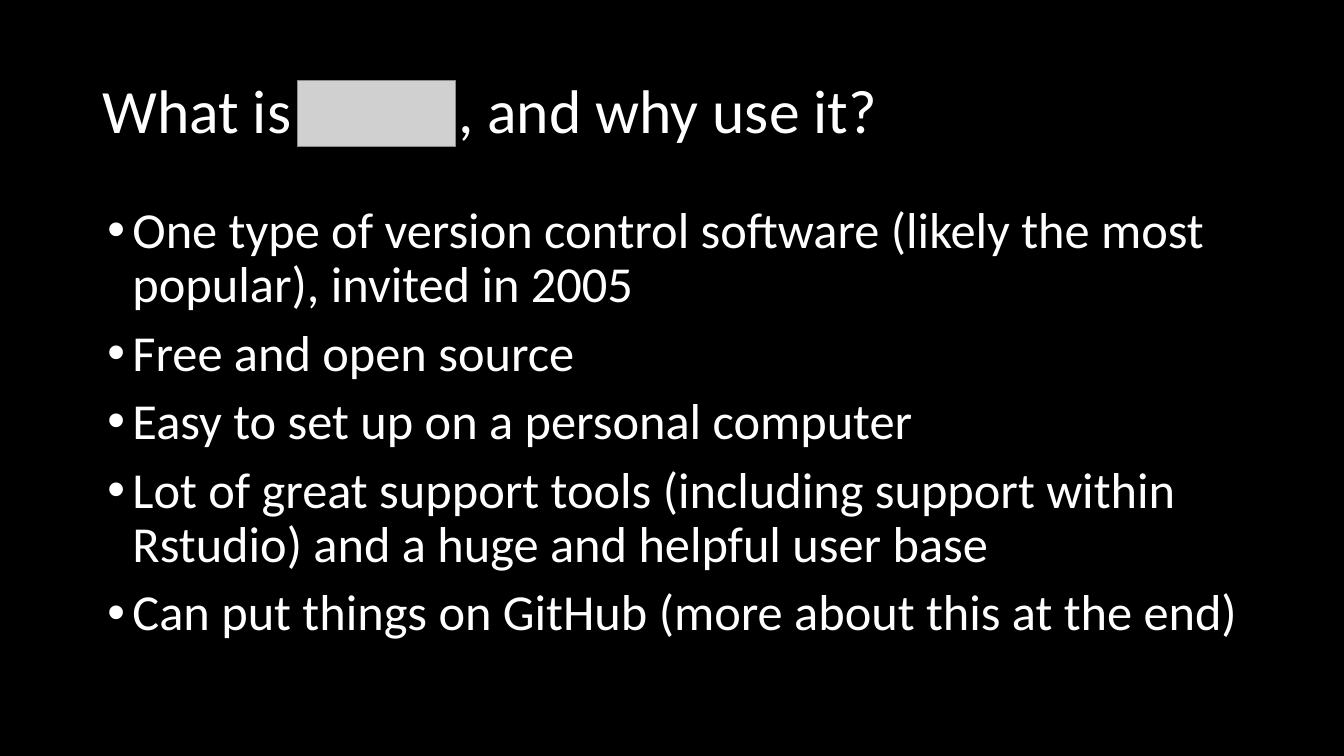
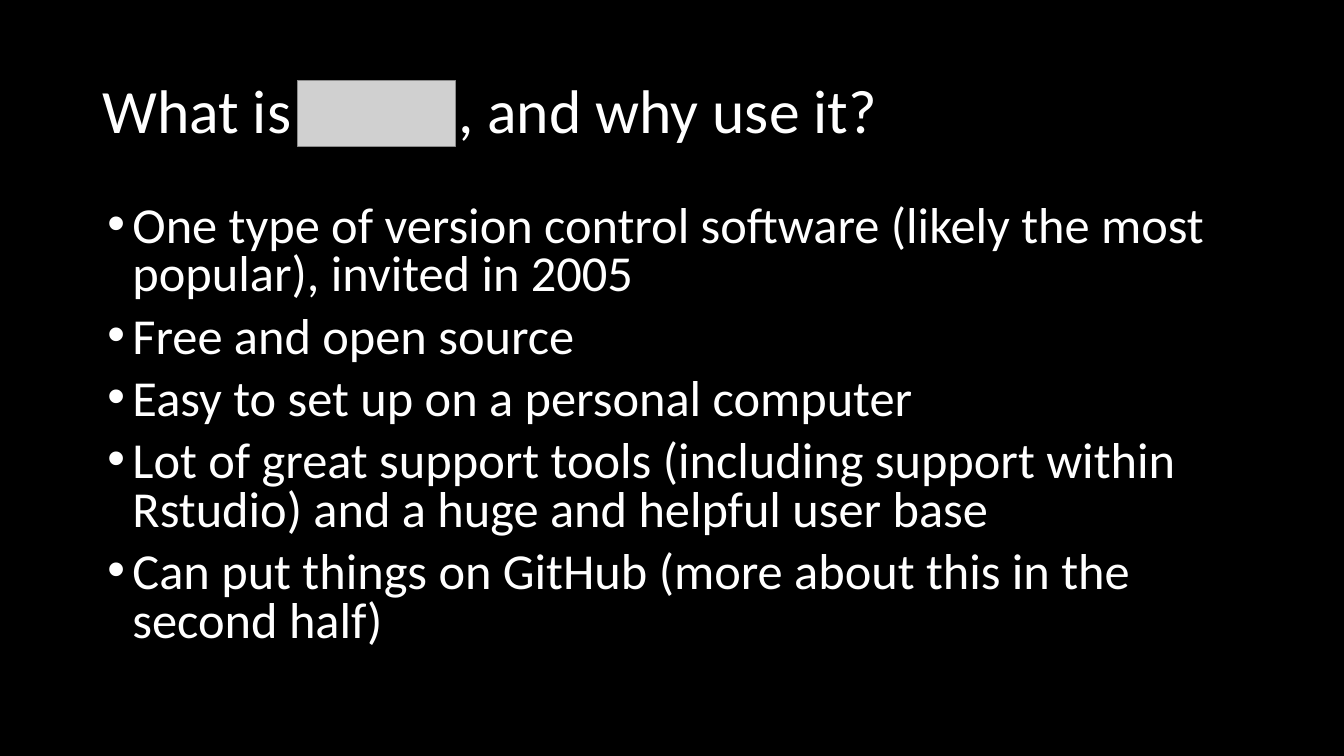
Before and after one commit to adsmithca/DFO_R_workshops, a slide deck: slide 8 of dfo_git_workshop/Using version control.pptx. Drawn at 1344x756 pixels with LibreOffice and Linux fonts; fonts in the diff are those of the drawing; grey boxes stand for pictures. Boxes give left, top, right and bottom in pixels: in the first picture for what was removed or moved away, otherwise in the second. Text is boxed around its words. In the diff, an @@ line names an element or a change of style, - is before the commit and + after.

```diff
--- a/dfo_git_workshop/Using version control.pptx
+++ b/dfo_git_workshop/Using version control.pptx
@@ text at <box>132,206,1204,536</box>: line spacing 0.9 to 0.8 @@
@@ text at <box>132,552,1129,645</box>: text changed @@
-• Can put things on GitHub (more about this at the end)
+• Can put things on GitHub (more about this in the second half)
```
Also in this commit, not shown: 2 other slides changed, 1 other file.
